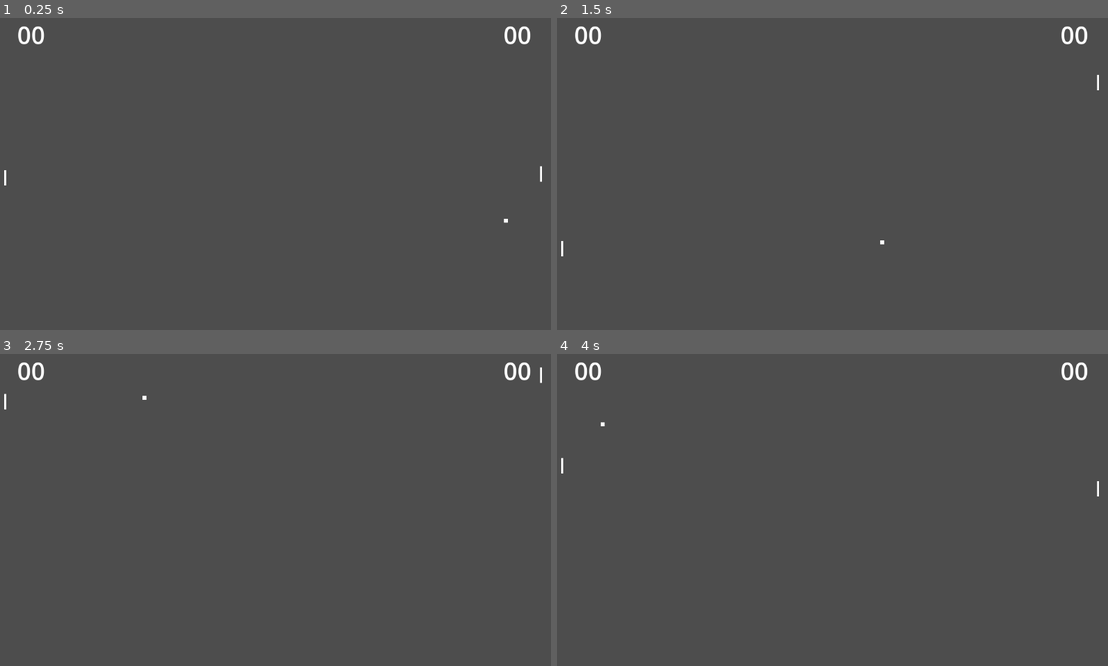
Above: before the commit, frames 1-4 (two rows, left to right).
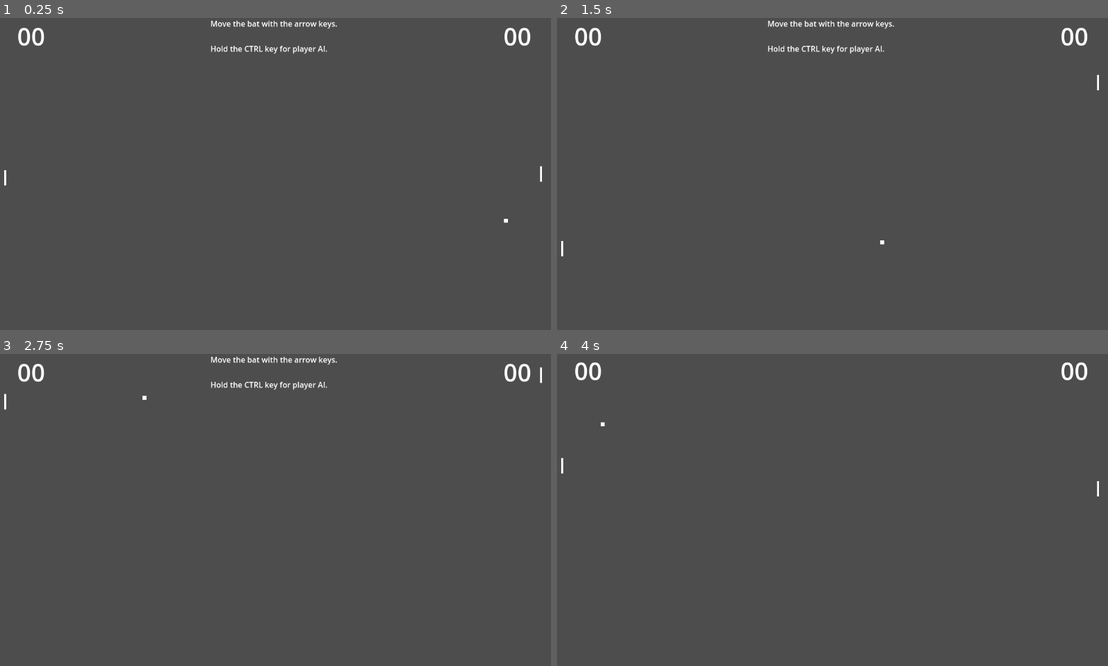
Above: after the commit, the same moments.

Repository: andrew-wilkes/godot-pong
Game: Godot game, scene res://main.tscn
Two runs of this game, one before a commit and one after it. Both use one fixed random seed, a clock stepped at 60 frames per second and the inputs below.
Inputs:
- Up to frame 1 (0.25 s): no input
- Up to frame 2 (1.5 s): tap Enter at 0.5 s; hold Up 0.53-1.28 s; hold Ctrl 0.53-1.28 s; hold Down from 1.28 s (still down); tap Ctrl at 1.35 s
- Up to frame 3 (2.75 s): tap Space at 2 s; release Down at 2.03 s; hold Up from 2.03 s (still down); hold Ctrl from 2.03 s (still down)
- Up to frame 4 (4 s): tap Enter at 2.75 s; release Ctrl at 2.78 s; tap Ctrl at 2.85 s; tap Space at 3.5 s; release Up at 3.53 s; hold Down from 3.53 s (still down); hold Ctrl from 3.53 s (still down)

The runs differ from the first frame. In frame 1, 0.6% of the frame differs, in the area x 3-97%, y 0-12%; in frame 2, 0.6%; in frame 3, 0.6%; in frame 4, nothing differs.

Commit message:
Add note

Diff:
--- a/src/main.gd
+++ b/src/main.gd
@@ -18,6 +18,8 @@
 func _ready():
 	playarea = get_window().size
 	start_game()
+	await get_tree().create_timer(3.0).timeout
+	%Note.hide()
 
 
 func start_game():
--- a/src/main.tscn
+++ b/src/main.tscn
@@ -21,7 +21,18 @@
 horizontal_alignment = 2
 vertical_alignment = 1
 
-[node name="Control" type="Control" parent="Score/HB"]
+[node name="Spacer1" type="Control" parent="Score/HB"]
+layout_mode = 2
+size_flags_horizontal = 3
+
+[node name="Note" type="Label" parent="Score/HB"]
+unique_name_in_owner = true
+layout_mode = 2
+text = "Move the bat with the arrow keys.
+
+Hold the CTRL key for player AI."
+
+[node name="Spacer2" type="Control" parent="Score/HB"]
 layout_mode = 2
 size_flags_horizontal = 3
 
